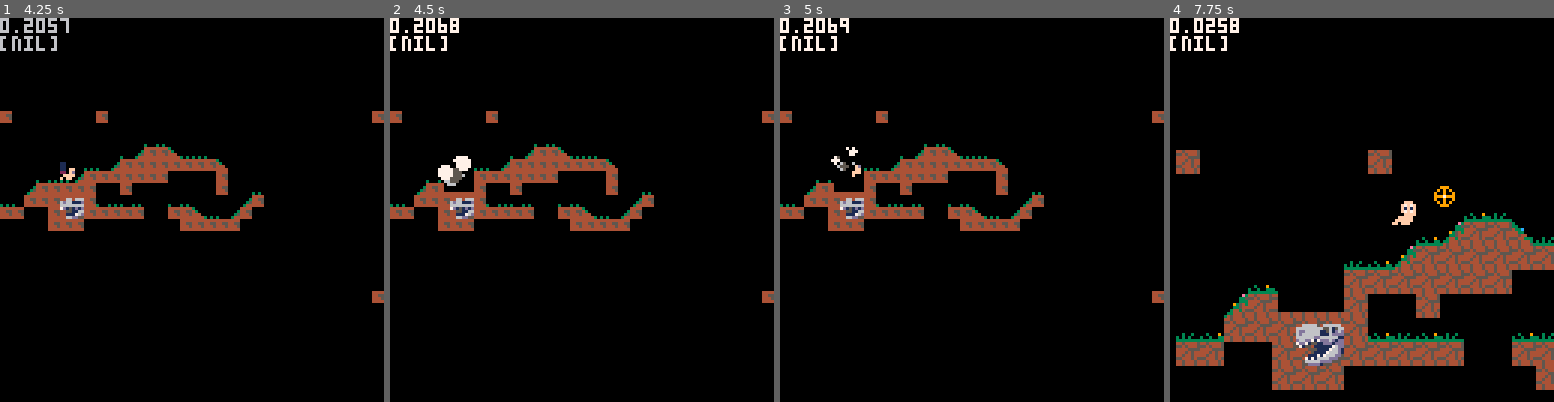
Above: before the commit, frames 1-4 (left to right).
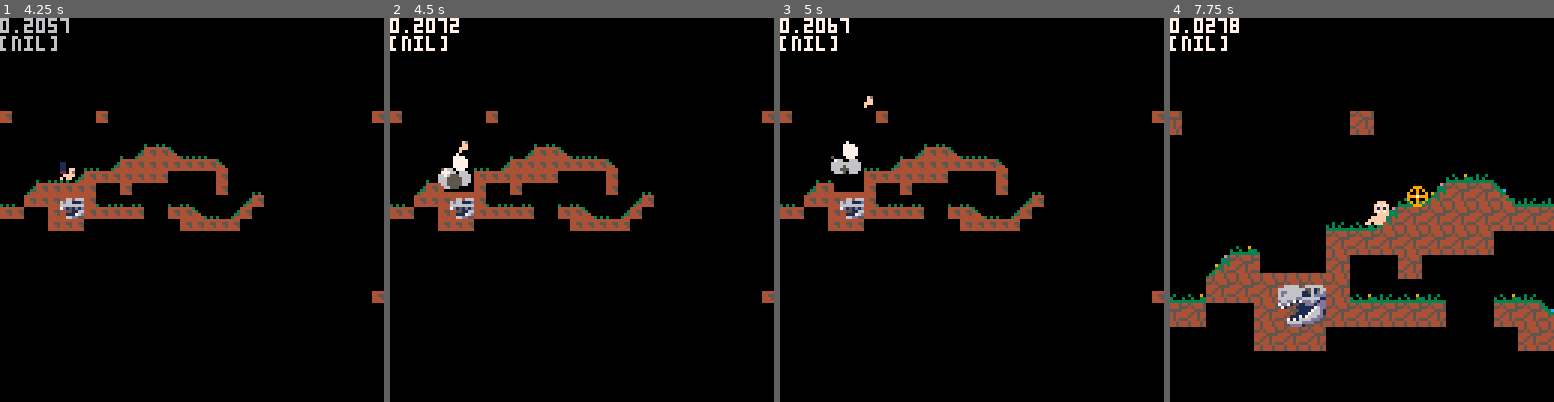
Above: after the commit, the same moments.

Repository: thomasvt/PICO-8-Worms
Game: PICO-8 cartridge worms.p8
Same seed, same stepped clock (60 frames per second), same inputs: the game is played once before the commit and once after it.
Inputs:
- Up to frame 1 (4.25 s): tap X (X key) at 0.33, 1.07, 1.85, 2.97, 4.08 s; tap O (Z key) at 0.7, 1.7, 2.1, 2.5, 2.9, 3.3, 3.7, 4.1 s; hold Right 1.6-2.1 s; hold Up 2.15-2.42 s; hold Right 2.47-3.03 s; hold Left 3.08-3.58 s; hold Down 3.63-3.97 s; hold Right from 4.02 s (still down)
- Up to frame 2 (4.5 s): keep holding Right
- Up to frame 3 (5 s): tap O (Z key) at 4.5, 4.9 s; release Right at 4.68 s; hold Up from 4.73 s (still down)
- Up to frame 4 (7.75 s): release Up at 5.03 s; hold Left 5.08-5.68 s; tap X (X key) at 5.2, 6.32, 7.43 s; tap O (Z key) every 0.4 s from 5.3 to 7.7 s; hold Down 5.73-6.03 s; hold Right 6.08-6.58 s; hold Right 6.63-7.13 s; hold Up 7.18-7.45 s; hold Right from 7.5 s (still down)

Frame 1 is identical in both runs. In frame 2, 0.5% of the frame differs, in the area x 12-22%, y 0-45%; in frame 3, 0.4%; in frame 4, 30%, in the area x 0-100%, y 0-97%.

Commit message:
throw worms by exposion

Diff:
--- a/worms.p8
+++ b/worms.p8
@@ -17,6 +17,12 @@
 	 spr=spr,
 	 grnd=false -- on ground?
 	 }
+end
+
+function dist(x0,y0,x1,y1)
+ local dx = x1-x0
+ local dy = y1-y0
+ return sqrt(dx*dx+dy*dy)
 end
 
 function _init()
@@ -457,21 +463,38 @@
 end
 
 function b_explode(x,y)
+ local r = 10
+ local hr = r/2
+ local throw_r = r*3
 
  -- small smoke parts:
  for i=1,8 do
   local a = rnd(32)/32
   r_emit(
-   x+cos(a)*(4+rnd(4)),
-   y+sin(a)*(4+rnd(4)),-0.5,
-   2+rnd(4),-0.1, --radius
+   x+cos(a)*(hr+rnd(hr)),
+   y+sin(a)*(hr+rnd(hr)),
+   -0.5, -- vy
+   2+rnd(hr),-0.1, --radius
    20+rnd(40), -- lifetime
-   5+rnd(3))
+   5+rnd(3)) -- color
  end
 
  -- big white flash:
- r_emit(x, y,0, 15,-3, 4,9)
- l_destroy(x,y, 10)
+ r_emit(x, y,0, r*1.5,-3, 4,9)
+ l_destroy(x,y, r)
+
+ y += 4 // lower expl. more upwards throwing
+ for _,b in pairs(bodies) do
+  local d = dist(b.x,b.y, x,y)
+  local to_force =
+   1/d // normalize
+   * (throw_r-d)/throw_r // [0..1] distance
+   * 5 // force
+  if d < throw_r then
+   b.vx = (b.x - x) * to_force
+   b.vy = (b.y - y) * to_force
+  end
+ end
 end
 -->8
 -- ui : u
@@ -547,8 +570,9 @@
 -->8
 -- todo
 
+-- explosion throws worms away
+-- camera moves to aim-side
 -- 2 worm teams + take turns
--- explosion throws worms away
 -- grenade
 -- skip turn
 -- place dynamite
